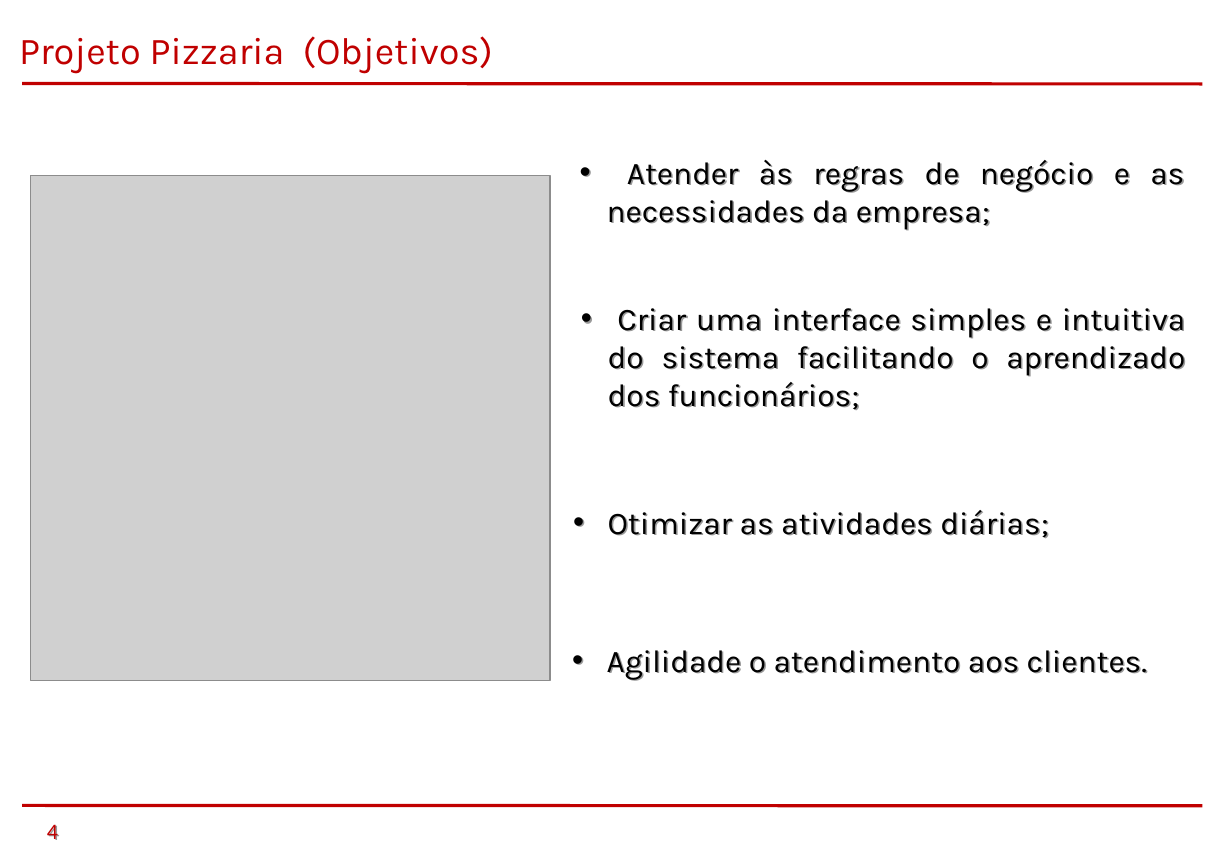
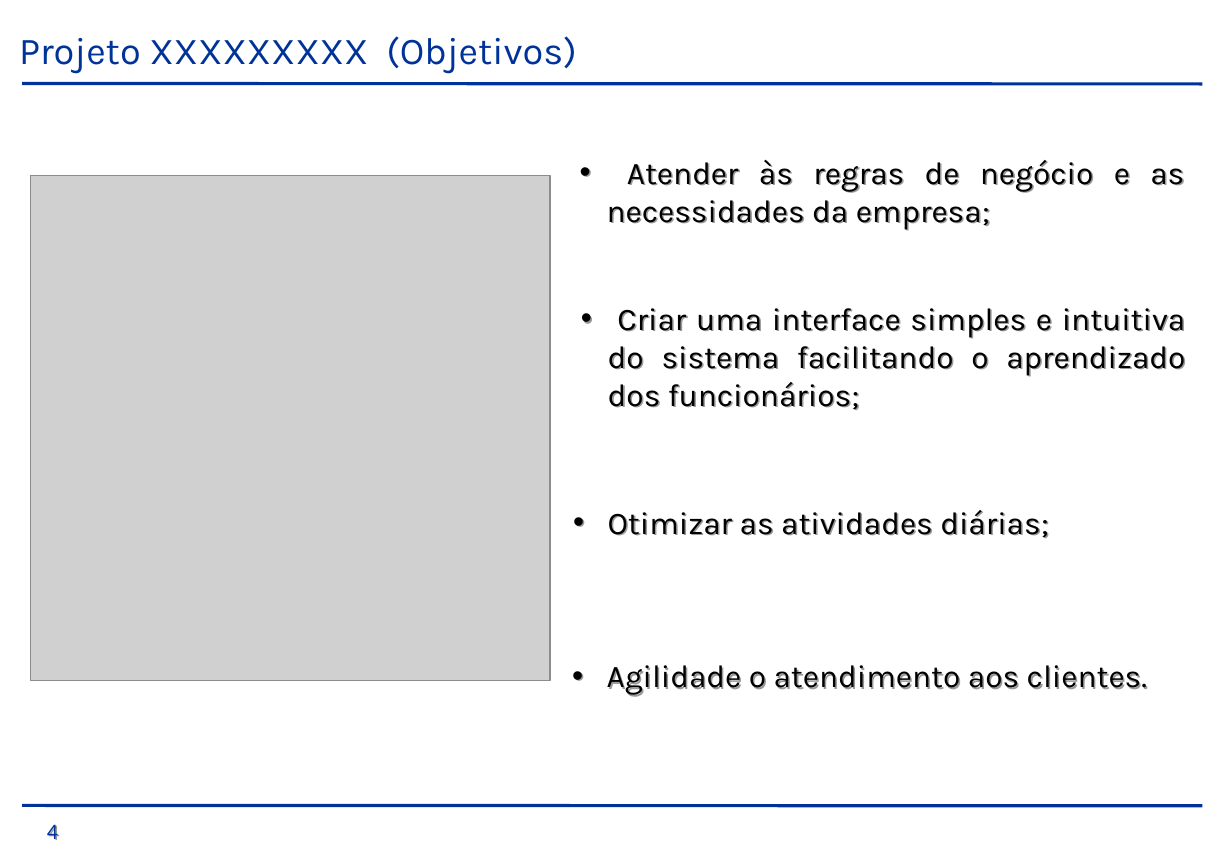
Before and after one commit to saintalex93/tcmpizzaria, a slide deck: slide 4 of GiovanellisPizzariaEntrega1S/TCM - Pizzaria - Semestre 1 - 2014/PTCC/Apresentação/Pizzaria.ppt. Drawn at 1232x853 pixels with LibreOffice and Linux fonts; fonts in the diff are those of the drawing; grey boxes stand for pictures; background and template pictures are left out. Boxes give left, top, right and bottom in pixels: in the first picture for what was removed or moved away, otherwise in the second. Text is boxed around its words. In the diff, an @@ line names an element or a change of style, - is before the commit and + after.

```diff
--- a/GiovanellisPizzariaEntrega1S/TCM - Pizzaria - Semestre 1 - 2014/PTCC/Apresentação/Pizzaria.ppt
+++ b/GiovanellisPizzariaEntrega1S/TCM - Pizzaria - Semestre 1 - 2014/PTCC/Apresentação/Pizzaria.ppt
@@ text at [19, 36, 576, 74]: text changed; text colour #C00000 to #003399 @@
-Projeto Pizzaria (Objetivos)
+Projeto XXXXXXXXX (Objetivos)
@@ line (22, 83) - (1201, 84): stroke #C00000 2.01 pt to #003399 2.01 pt @@
@@ text "Agilidade o atendimento aos clientes.": place and size @@
-text "Agilidade o atendimento aos clientes." at [607, 650, 1147, 680]
+text "Agilidade o atendimento aos clientes." at [607, 665, 1147, 695]
@@ line (22, 805) - (1201, 806): stroke #C00000 2.01 pt to #003399 2.01 pt @@
@@ text "4" at [47, 824, 58, 840]: text colour #C00000 to #003399 @@
```
Also in this commit, not shown: 7 other slides changed, 1 slide added, 4 slides removed.
